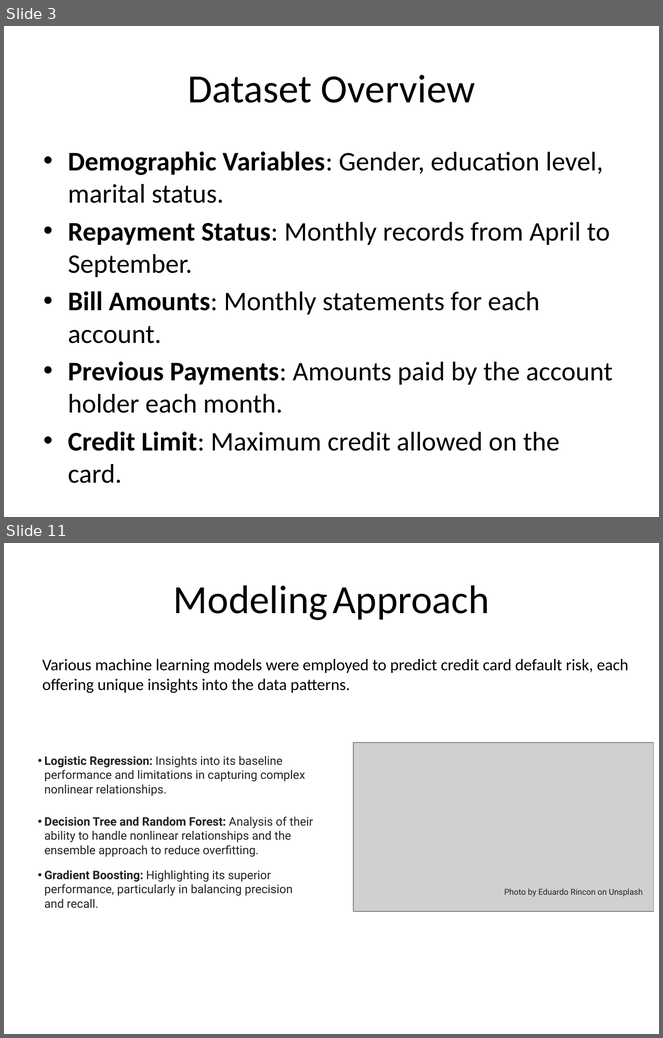
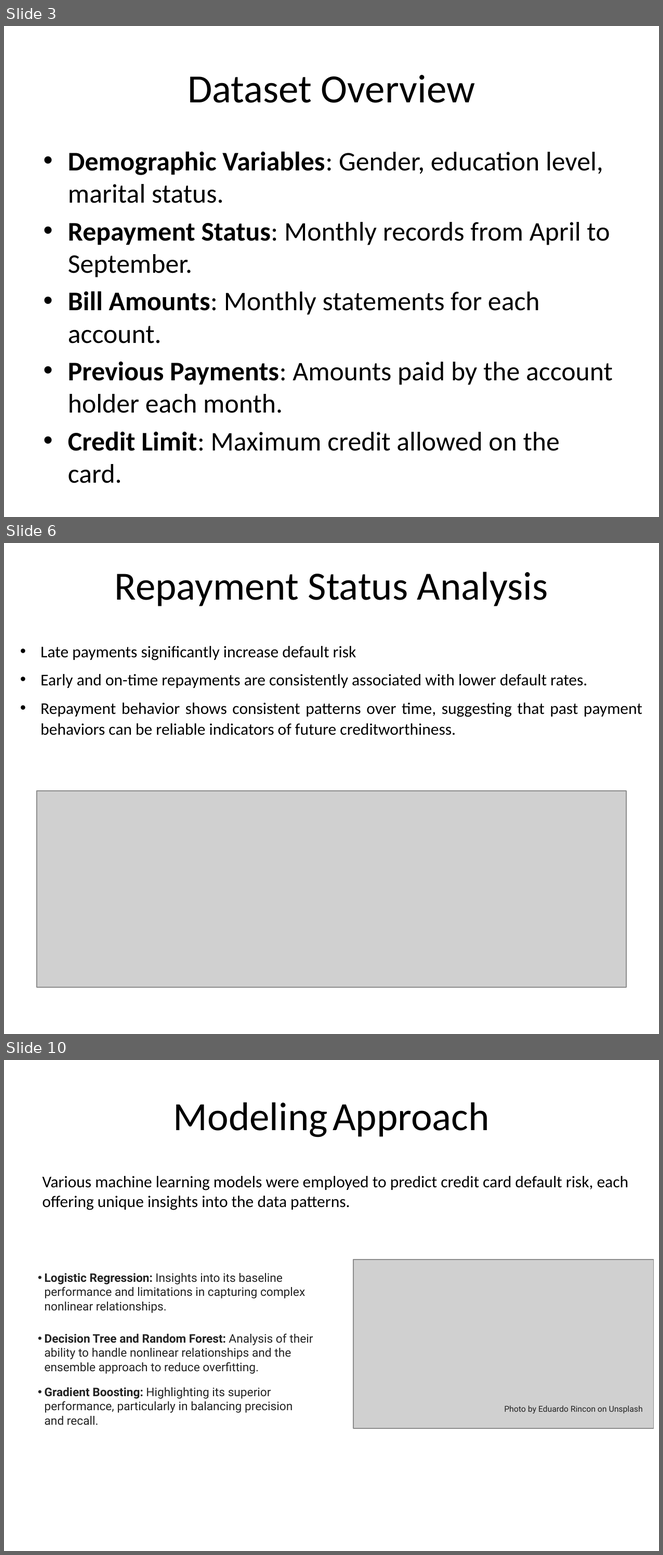
Before and after one commit to leoadkn/Springboard-Capstone-2, a slide deck: Report/Final Presentation.pptx. Shown one above the other, each under a label of ours: slides 3 and 11 before the commit, slides 3, 6 and 10 after it; the slides between them are not shown. The pictures are 663x1038 and 663x1555 pixels, drawn with LibreOffice and Linux fonts; fonts in the diff are those of the drawing; grey boxes stand for pictures. Boxes give left, top, right and bottom in pixels: in the first picture for what was removed or moved away, otherwise in the second. Text is boxed around its words. In the diff, an @@ line names an element or a change of style, - is before the commit and + after.

```diff
--- a/Report/Final Presentation.pptx
+++ b/Report/Final Presentation.pptx
@@ slide 6 added at box(4, 543, 659, 1034), background #FFFFFF @@
@@ title added at box(115, 572, 548, 606), 44 pt, text #000000 @@
+Repayment Status Analysis
@@ text added at box(40, 646, 643, 735), 18 pt, text #000000 @@
+• Late payments significantly increase default risk
+• Early and on-time repayments are consistently associated with lower default rates.
+• Repayment behavior shows consistent patterns over time, suggesting that past payment behaviors can be reliable indicators of future creditworthiness.
@@ picture added at box(37, 792, 626, 988) @@
@@ what was slide 11 is now slide 10 @@
```
Also in this commit, not shown: 6 slides changed, 1 other slide added, 3 slides removed.
